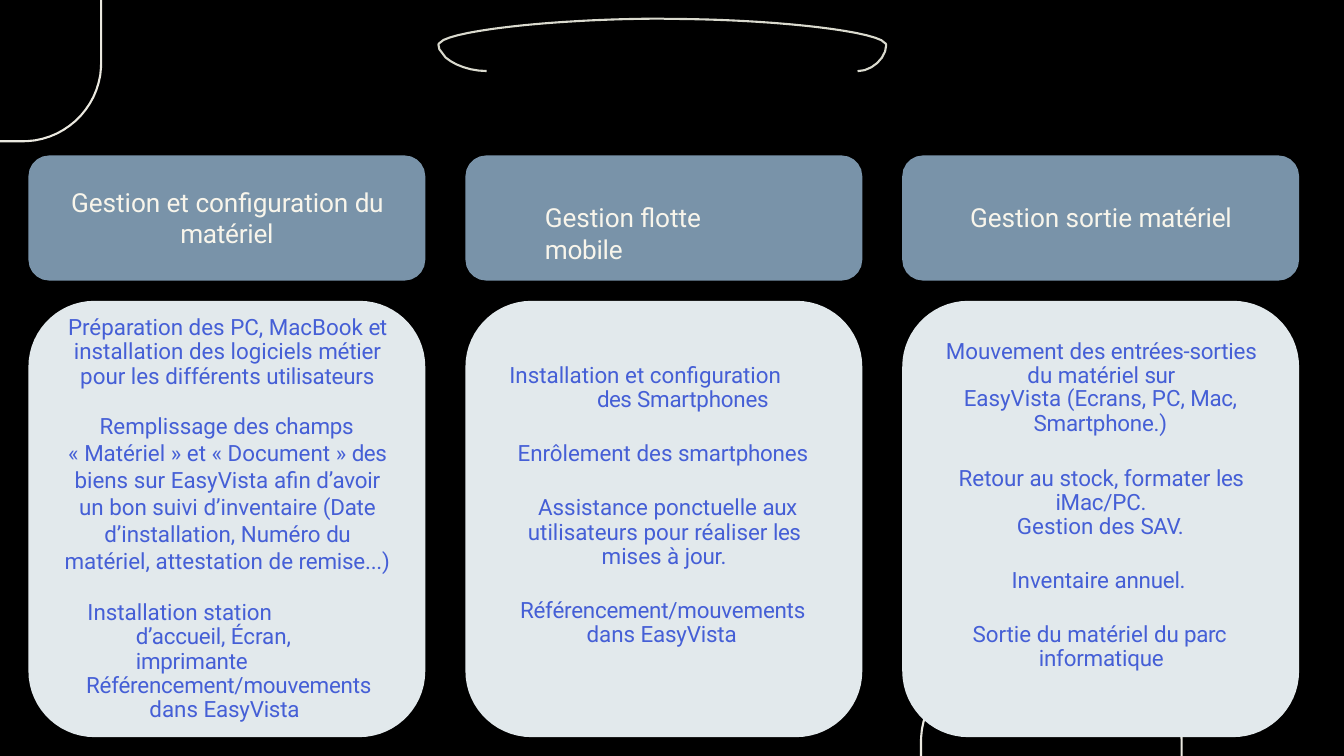
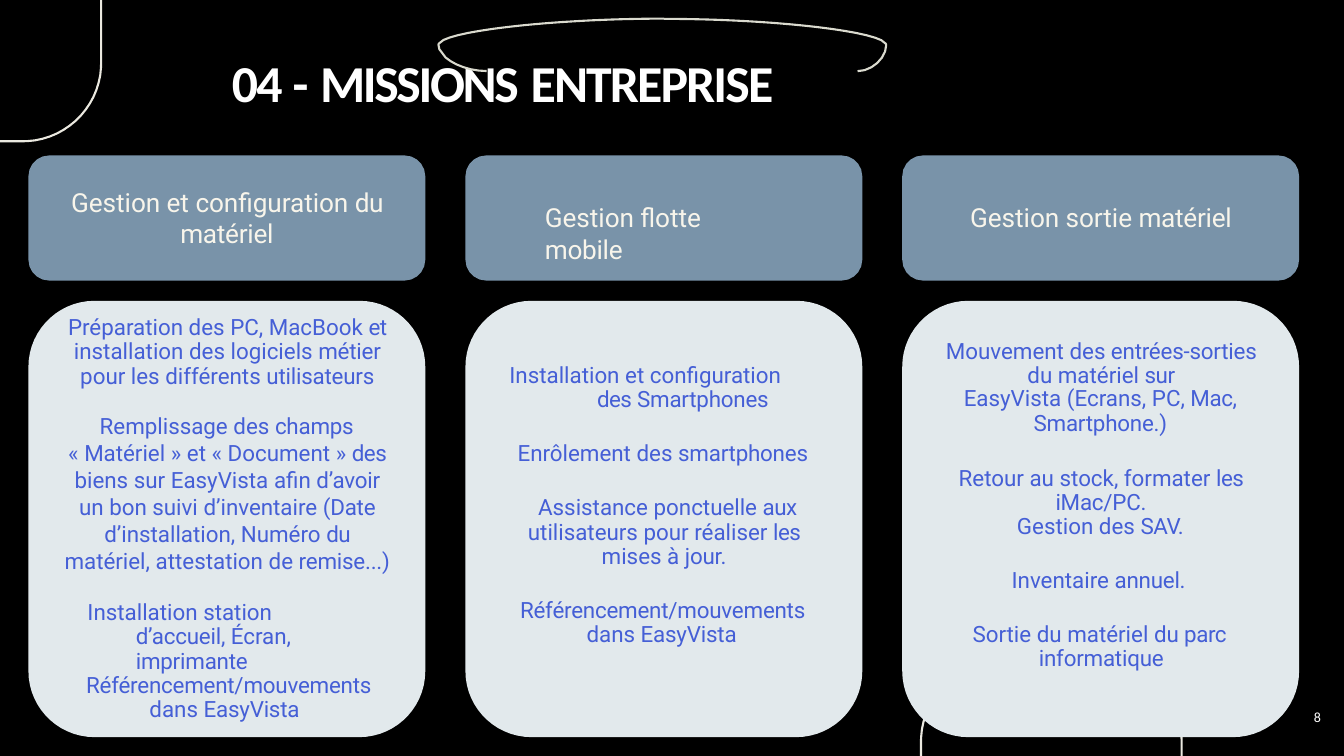
Before and after one commit to MrMblock/kizamo, a slide deck: slide 8 of src/pptx/presentation.pptx (slide 9 before the commit). Drawn at 1344x756 pixels with LibreOffice and Linux fonts; fonts in the diff are those of the drawing; background and template pictures are left out. Boxes give left, top, right and bottom in pixels: in the first picture for what was removed or moved away, otherwise in the second. Text is boxed around its words. In the diff, an @@ line names an element or a change of style, - is before the commit and + after.

```diff
--- a/src/pptx/presentation.pptx
+++ b/src/pptx/presentation.pptx
@@ title "04 - MISSIONS ENTREPRISE" at (x1=232, y1=59, x2=774, y2=103): text colour #000000 to #FFFFFF @@
@@ page number added at (x1=1314, y1=712, x2=1321, y2=722), 10 pt, text #FFFFFF @@
+8
```
Also in this commit, not shown: 11 other slides changed, 1 slide added, 3 slides removed, 3 other files.
